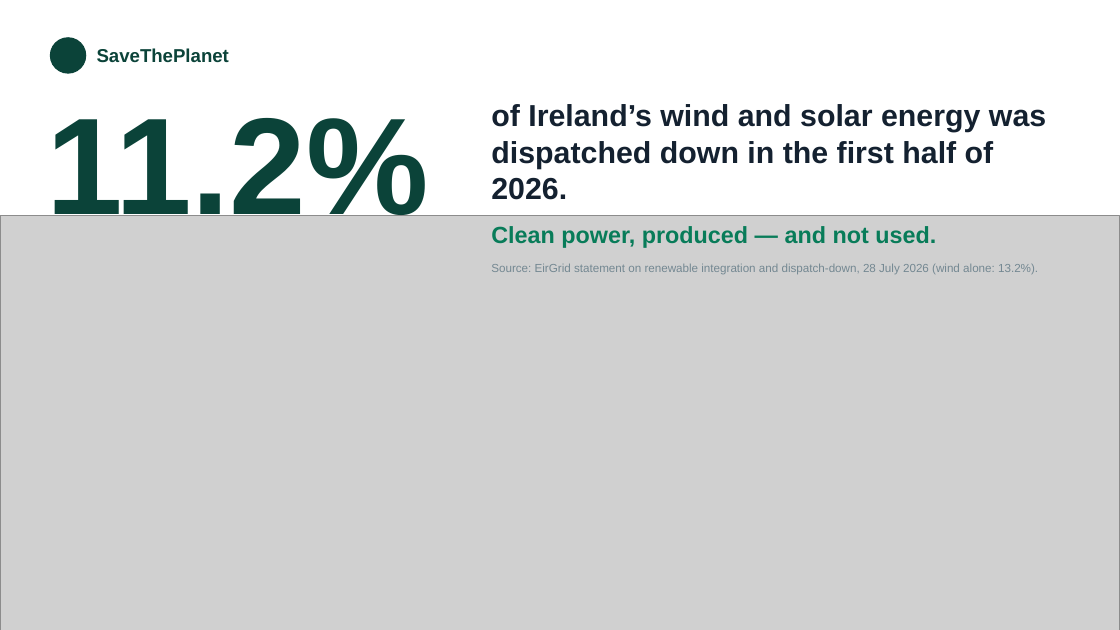
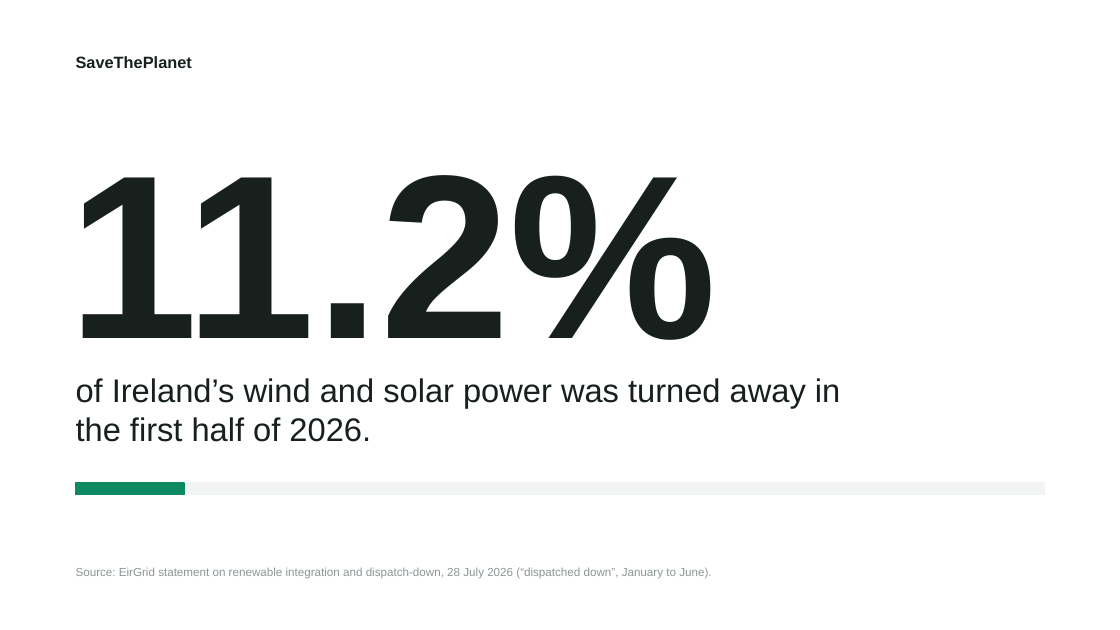
Before and after one commit to MarcoLadeira/SaveThePlanet, a slide deck: slide 1 of docs/demo/SaveThePlanet-pitch.pptx. Drawn at 1120x630 pixels with LibreOffice and Linux fonts; fonts in the diff are those of the drawing; grey boxes stand for pictures; background and template pictures are left out. Boxes give left, top, right and bottom in pixels: in the first picture for what was removed or moved away, otherwise in the second. Text is boxed around its words. In the diff, an @@ line names an element or a change of style, - is before the commit and + after.

```diff
--- a/docs/demo/SaveThePlanet-pitch.pptx
+++ b/docs/demo/SaveThePlanet-pitch.pptx
@@ ellipse removed at [50, 38, 86, 73] @@
@@ text "SaveThePlanet": place and size @@
-text "SaveThePlanet" at [97, 48, 229, 63]
+text "SaveThePlanet" at [76, 56, 192, 68]
@@ text "SaveThePlanet" at [76, 56, 192, 68]: size 16 to 14 pt, text colour #0B4339 to #17201C; vertical alignment middle to top @@
@@ text "11.2%": place and size @@
-text "11.2%" at [46, 118, 429, 239]
+text "11.2%" at [69, 175, 717, 379]
@@ text "11.2%" at [69, 175, 717, 379]: size 118 to 200 pt, text colour #0B4339 to #17201C; vertical alignment middle to top @@
@@ picture removed at [0, 215, 1120, 630] @@
@@ text removed at [491, 226, 936, 248] @@
-Clean power, produced — and not used.
@@ text at [76, 378, 840, 442]: text changed; size 26 to 28 pt; text colour #142130 to #17201C; bold off @@
-of Ireland’s wind and solar energy was dispatched down in the first half of 2026.
+of Ireland’s wind and solar power was turned away in the first half of 2026.
@@ rectangle added at [76, 483, 1044, 495], fill #F1F4F2, outline #F1F4F2 1 pt @@
@@ rectangle added at [76, 483, 184, 495], fill #0E8A62, outline #0E8A62 1 pt @@
@@ text at [76, 567, 711, 579]: text changed; text colour #748892 to #8D9792 @@
-Source: EirGrid statement on renewable integration and dispatch-down, 28 July 2026 (wind alone: 13.2%).
+Source: EirGrid statement on renewable integration and dispatch-down, 28 July 2026 (“dispatched down”, January to June).
```
Also in this commit, not shown: 3 other slides changed, 10 slides added, 8 slides removed, 8 other files.
